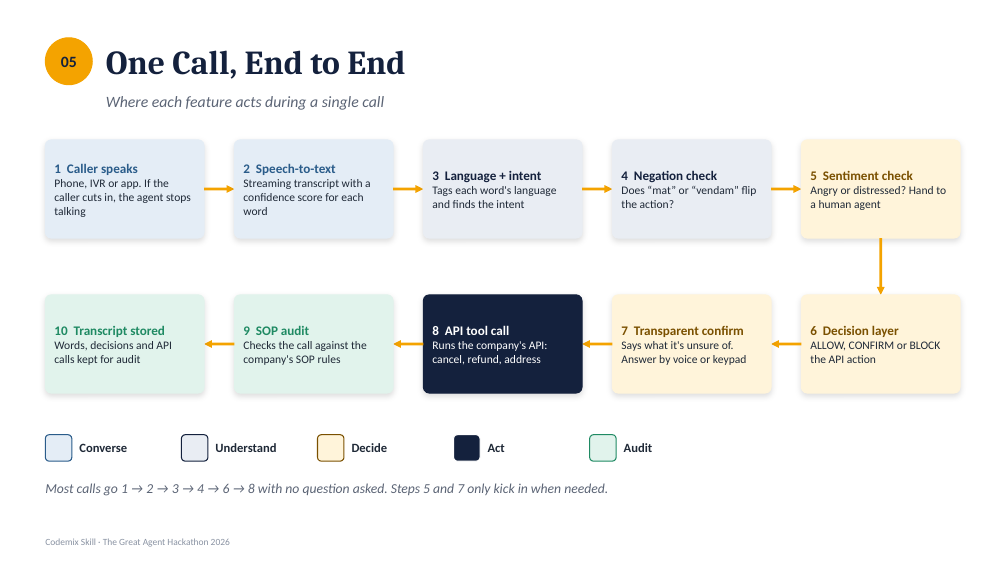
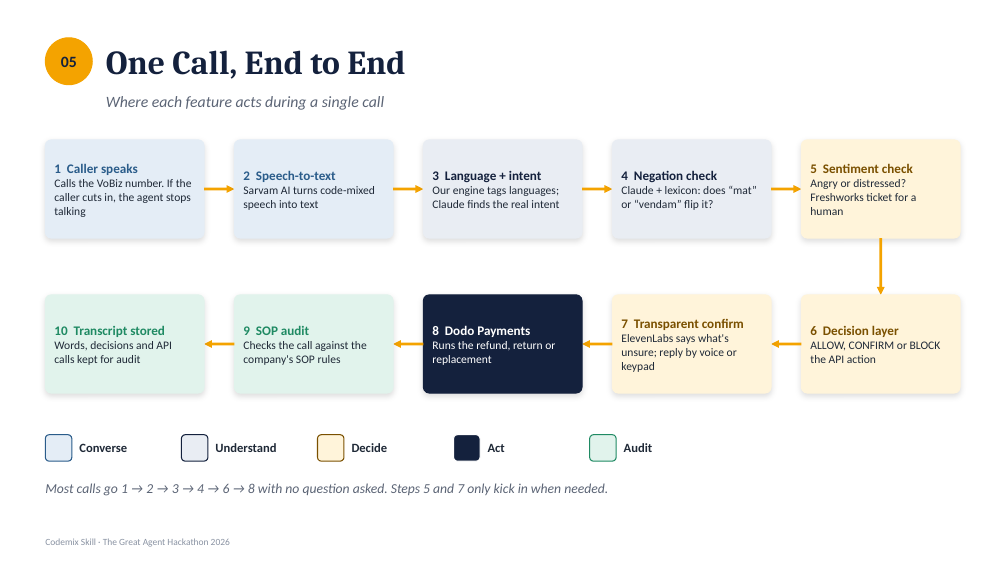
Before and after one commit to ramanathanmani/great-agent-hackathon-2026, a slide deck: slide 11 of docs/presentation/CodemixSkill-Business-Case.pptx (slide 9 before the commit). Drawn at 1008x567 pixels with LibreOffice and Linux fonts; fonts in the diff are those of the drawing. Boxes give left, top, right and bottom in pixels: in the first picture for what was removed or moved away, otherwise in the second. Text is boxed around its words. In the diff, an @@ line names an element or a change of style, - is before the commit and + after.

```diff
--- a/docs/presentation/CodemixSkill-Business-Case.pptx
+++ b/docs/presentation/CodemixSkill-Business-Case.pptx
@@ text at (x1=54, y1=179, x2=192, y2=217): text changed @@
-Phone, IVR or app. If the caller cuts in, the agent stops talking
+Calls the VoBiz number. If the caller cuts in, the agent stops talking
@@ text at (x1=810, y1=179, x2=917, y2=215): text changed @@
-Angry or distressed? Hand to a human agent
+Angry or distressed? Freshworks ticket for a human
@@ text at (x1=243, y1=186, x2=375, y2=210): text changed @@
-Streaming transcript with a confidence score for each word
+Sarvam AI turns code-mixed speech into text
@@ text at (x1=432, y1=186, x2=559, y2=208): text changed @@
-Tags each word's language and finds the intent
+Our engine tags languages; Claude finds the real intent
@@ text at (x1=621, y1=186, x2=757, y2=210): text changed @@
-Does “mat” or “vendam” flip the action?
+Claude + lexicon: does “mat” or “vendam” flip it?
@@ text at (x1=432, y1=325, x2=555, y2=365): text changed @@
-8 API tool call
-Runs the company's API: cancel, refund, address
+8 Dodo Payments
+Runs the refund, return or replacement
@@ text at (x1=621, y1=334, x2=737, y2=372): text changed @@
-Says what it's unsure of. Answer by voice or keypad
+ElevenLabs says what's unsure; reply by voice or keypad
```
Also in this commit, not shown: 18 other slides changed, 3 slides added, 1 slide removed, 2 other files.
